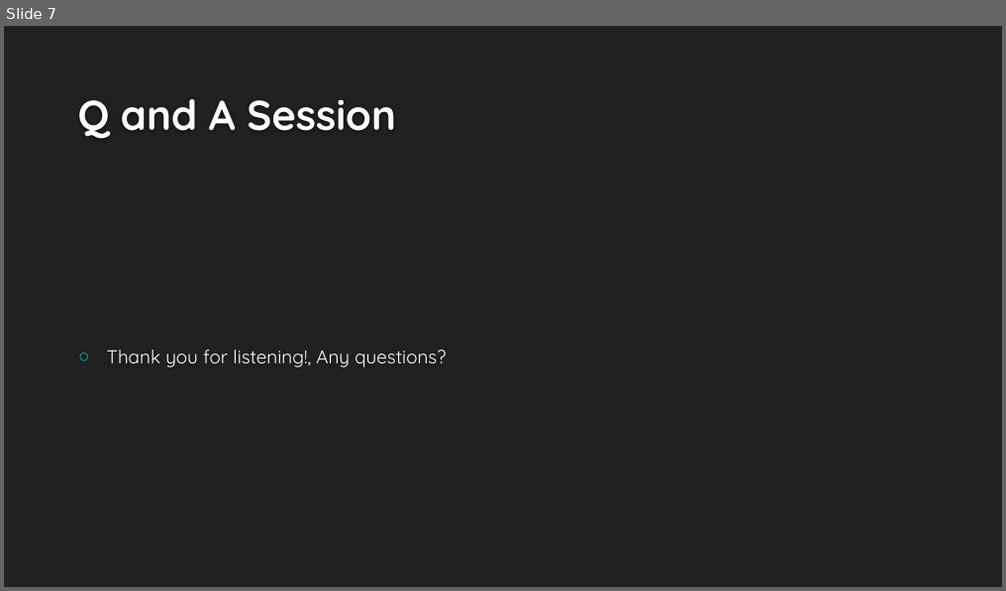
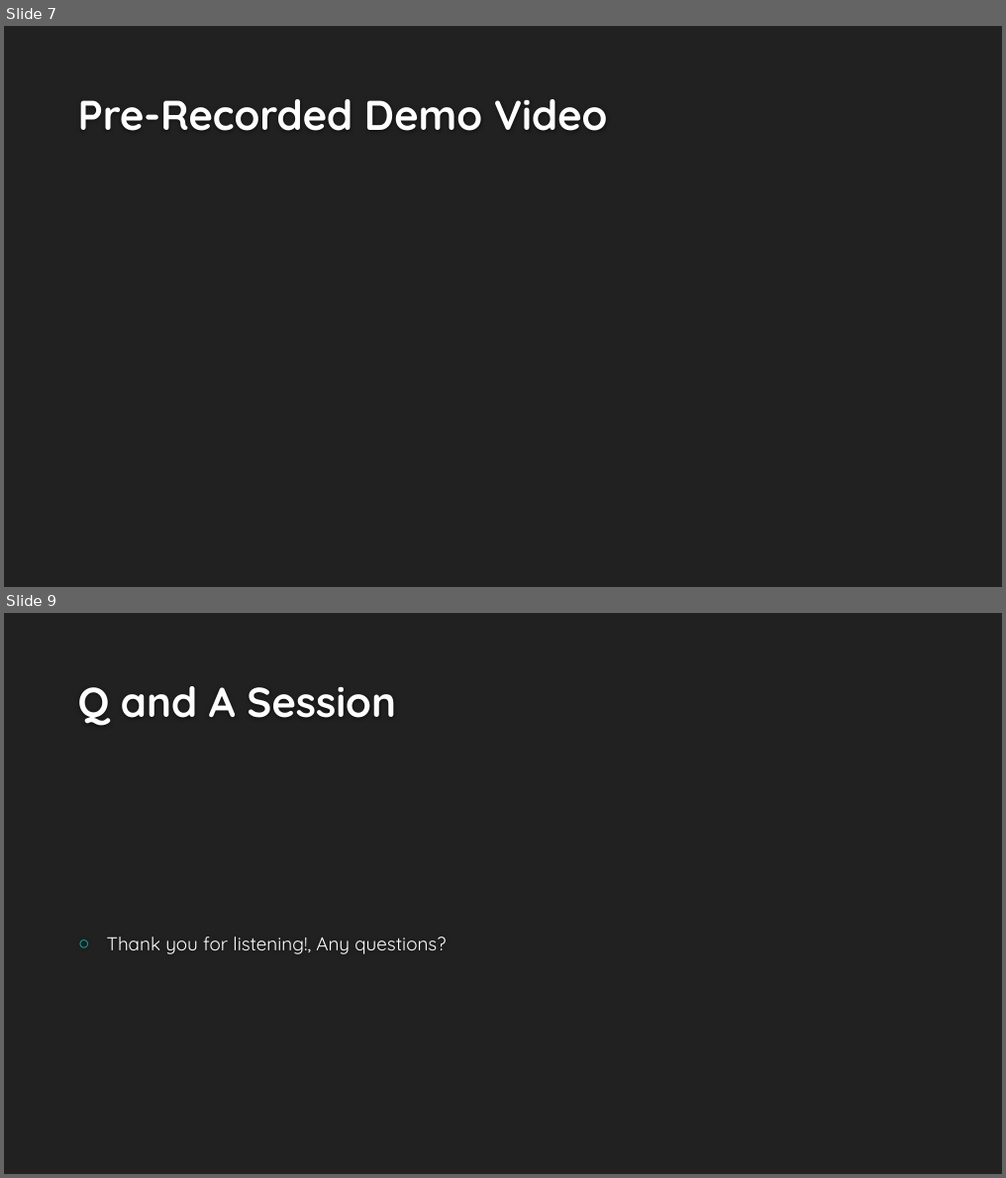
Before and after one commit to TomatechGames/Cooktastrophe, a slide deck: External/Documentation/CooktastropheFinalPres.pptx. Shown one above the other, each under a label of ours: slide 7 before the commit, slides 7 and 9 after it; the slides between them are not shown. The pictures are 1006x591 and 1006x1178 pixels, drawn with LibreOffice and Linux fonts; fonts in the diff are those of the drawing; background and template pictures are left out. Boxes give left, top, right and bottom in pixels: in the first picture for what was removed or moved away, otherwise in the second. Text is boxed around its words. In the diff, an @@ line names an element or a change of style, - is before the commit and + after.

```diff
--- a/External/Documentation/CooktastropheFinalPres.pptx
+++ b/External/Documentation/CooktastropheFinalPres.pptx
@@ slide 7 added at <box>4,26,1002,587</box>, background #212121 @@
@@ title added at <box>78,99,608,131</box>, 40 pt, text #FEFEFE, bold @@
+Pre-Recorded Demo Video
@@ what was slide 7 is now slide 9 @@
```
Also in this commit, not shown: 1 other slide added, 2 other files.
